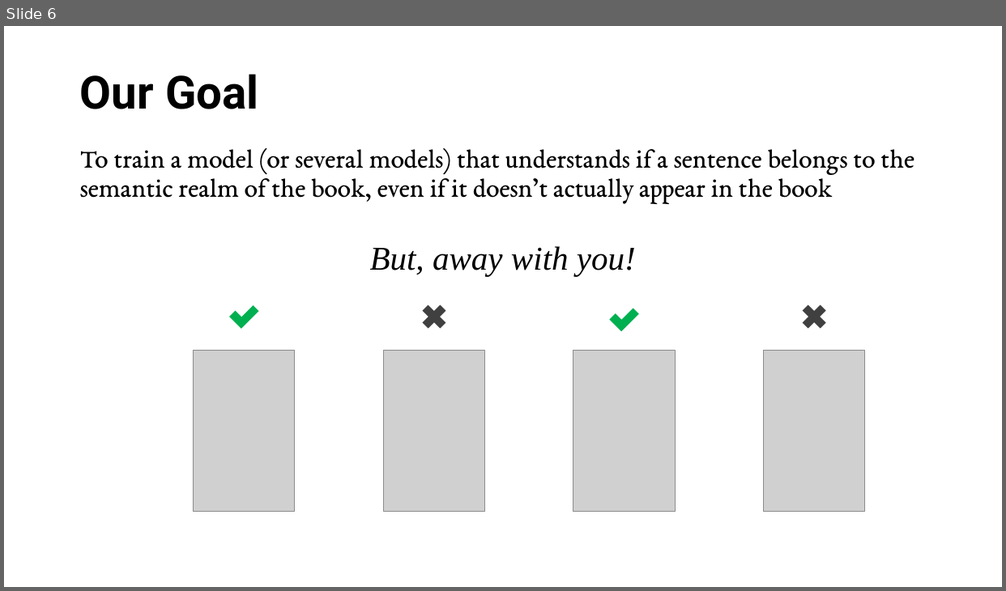
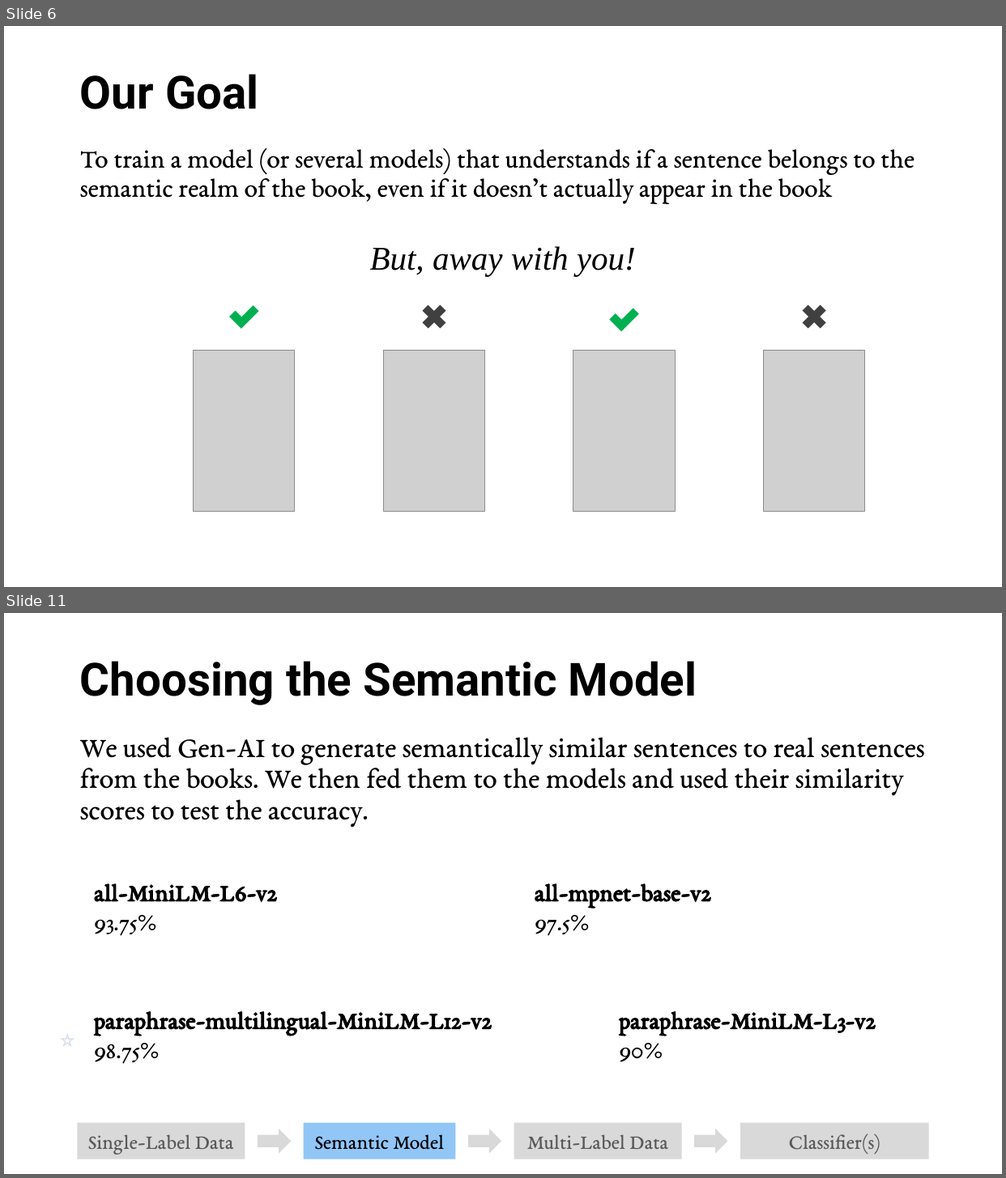
Before and after one commit to gonhonig/books-classification, a slide deck: book classification presentation.pptx. Shown one above the other, each under a label of ours: slide 6 before the commit, slides 6 and 11 after it; the slides between them are not shown. The pictures are 1006x591 and 1006x1178 pixels, drawn with LibreOffice and Linux fonts; fonts in the diff are those of the drawing; grey boxes stand for pictures. Boxes give left, top, right and bottom in pixels: in the first picture for what was removed or moved away, otherwise in the second. Text is boxed around its words. In the diff, an @@ line names an element or a change of style, - is before the commit and + after.

```diff
--- a/book classification presentation.pptx
+++ b/book classification presentation.pptx
@@ slide 11 added at bbox=[4, 613, 1002, 1174], background #FFFFFF @@
@@ title added at bbox=[80, 661, 697, 705], 44 pt, text #000000, bold @@
+Choosing the Semantic Model
@@ text added at bbox=[80, 737, 925, 828], 28 pt, text #000000 @@
+We used Gen-AI to generate semantically similar sentences to real sentences from the books. We then fed them to the models and used their similarity scores to test the accuracy.
@@ text added at bbox=[94, 884, 277, 936], 24 pt, text #000000, bold @@
+all-MiniLM-L6-v2
+93.75%
@@ text added at bbox=[535, 884, 711, 936], 24 pt, text #000000, bold @@
+all-mpnet-base-v2
+97.5%
@@ text added at bbox=[52, 1020, 94, 1058], 24 pt, text #D8DEE9, bold @@
+⭐
@@ text added at bbox=[94, 1012, 492, 1064], 24 pt, text #000000, bold @@
+paraphrase-multilingual-MiniLM-L12-v2
+98.75%
@@ text added at bbox=[619, 1012, 876, 1063], 24 pt, text #000000, bold @@
+paraphrase-MiniLM-L3-v2
+90%
@@ rectangle added at bbox=[78, 1123, 245, 1161], fill #D9D9D9, 20 pt, text #595959 @@
+Single-Label Data
@@ right arrow added at bbox=[258, 1129, 292, 1153], fill #D9D9D9 @@
@@ rectangle added at bbox=[304, 1123, 455, 1161], fill #91C6F7, 20 pt, text #000000 @@
+Semantic Model
@@ right arrow added at bbox=[468, 1129, 502, 1153], fill #D9D9D9 @@
@@ rectangle added at bbox=[513, 1123, 681, 1161], fill #D9D9D9, 20 pt, text #595959 @@
+Multi-Label Data
@@ right arrow added at bbox=[694, 1129, 728, 1153], fill #D9D9D9 @@
@@ rectangle added at bbox=[740, 1123, 929, 1161], fill #D9D9D9, 20 pt, text #595959 @@
+Classifier(s)
```
Also in this commit, not shown: 3 slides changed, 15 other slides added, 44 other files.
